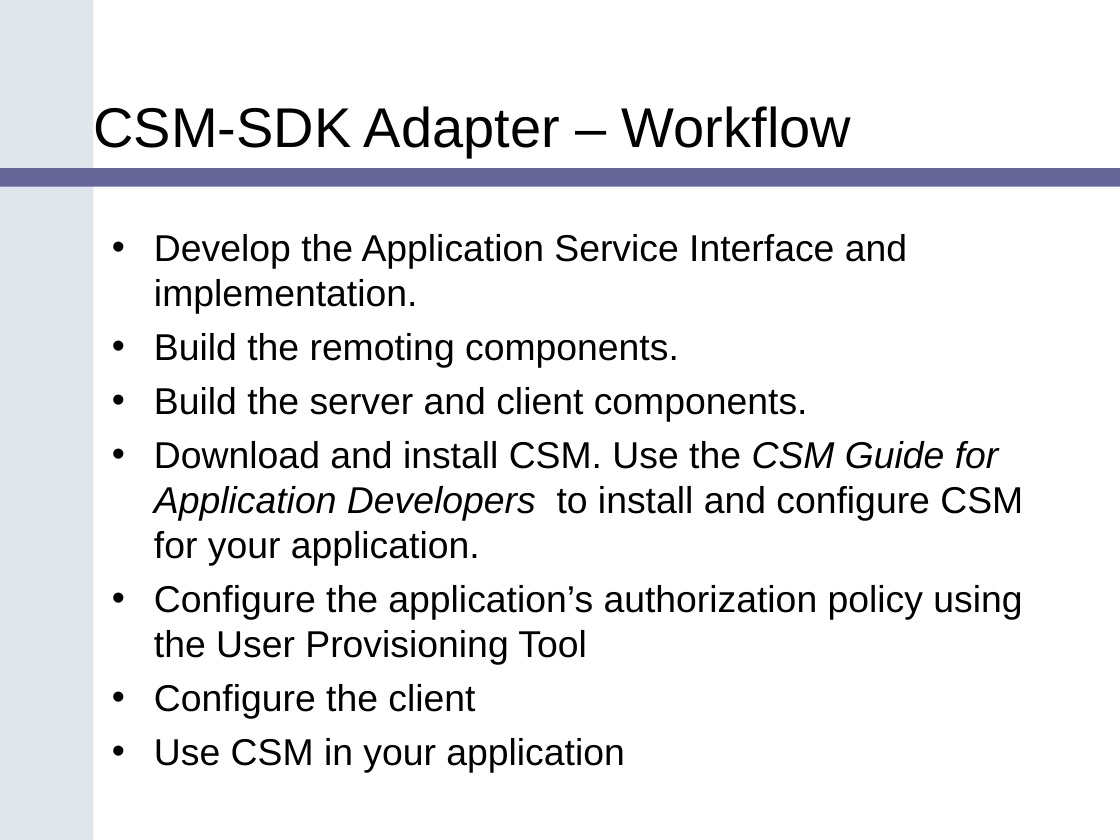
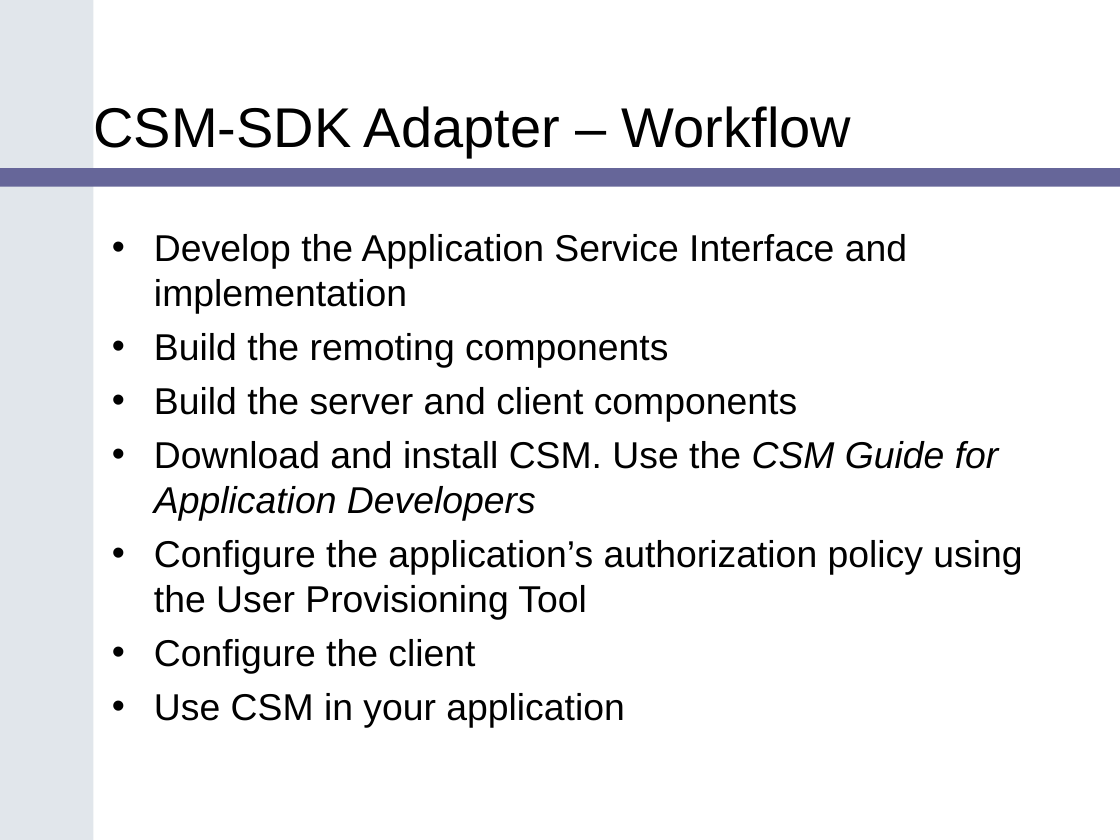
Before and after one commit to CBIIT/common-security-module-docs, a slide deck: slide 16 of Presentations/SDK_Bootcamp_CSM_v1.ppt. Drawn at 1120x840 pixels with LibreOffice and Linux fonts; fonts in the diff are those of the drawing; background and template pictures are left out. Boxes give left, top, right and bottom in pixels: in the first picture for what was removed or moved away, otherwise in the second. Text is boxed around its words. In the diff, an @@ line names an element or a change of style, - is before the commit and + after.

Commit message:
real minor quick grammar changes
SVN-Revision: 1397

```diff
--- a/Presentations/SDK_Bootcamp_CSM_v1.ppt
+++ b/Presentations/SDK_Bootcamp_CSM_v1.ppt
@@ text at [154, 234, 999, 521]: text changed @@
-• Develop the Application Service Interface and implementation.
-• Build the remoting components.
-• Build the server and client components.
-• Download and install CSM. Use the CSM Guide for Application Developers to install and configure CSM for your application.
+• Develop the Application Service Interface and implementation
+• Build the remoting components
+• Build the server and client components
+• Download and install CSM. Use the CSM Guide for Application Developers
```
Also in this commit, not shown: 1 other slide changed.
